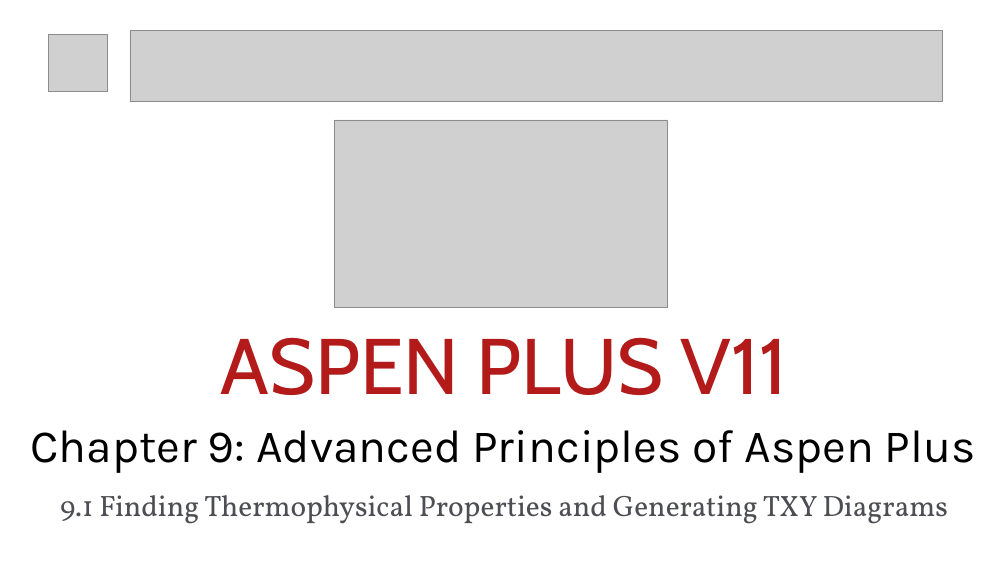
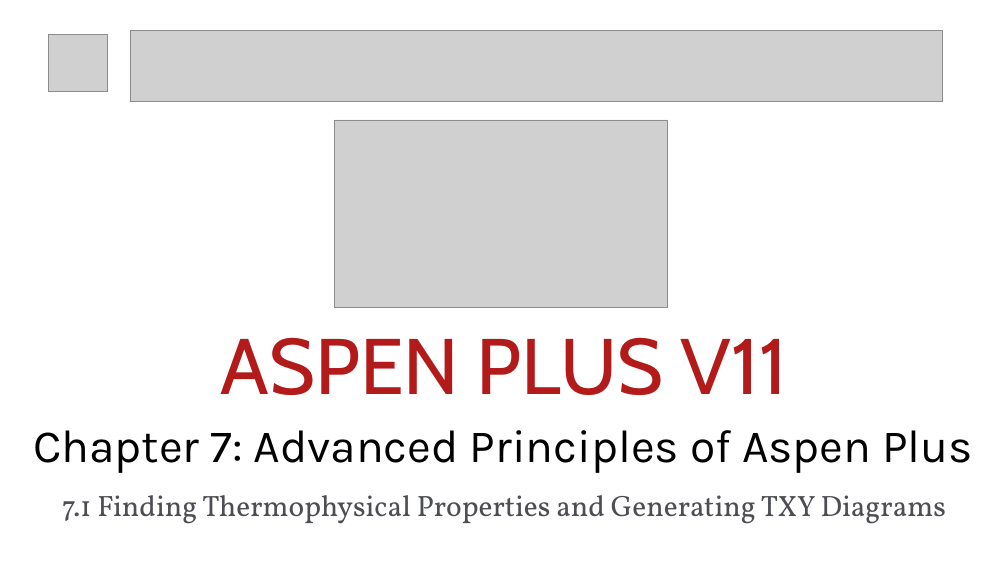
Before and after one commit to btanti/aspen-tutorials, a slide deck: slide 18 of Title Designs/Title Designs.pptx (slide 20 before the commit). Drawn at 1008x567 pixels with LibreOffice and Linux fonts; fonts in the diff are those of the drawing; grey boxes stand for pictures. Boxes give left, top, right and bottom in pixels: in the first picture for what was removed or moved away, otherwise in the second. Text is boxed around its words. In the diff, an @@ line names an element or a change of style, - is before the commit and + after.

```diff
--- a/Title Designs/Title Designs.pptx
+++ b/Title Designs/Title Designs.pptx
@@ title at (33, 430, 973, 473): text changed @@
-Chapter 9: Advanced Principles of Aspen Plus
+Chapter 7: Advanced Principles of Aspen Plus
@@ text at (62, 495, 946, 524): text changed @@
-9.1 Finding Thermophysical Properties and Generating TXY Diagrams
+7.1 Finding Thermophysical Properties and Generating TXY Diagrams
```
Also in this commit, not shown: 4 other slides changed, 1 slide removed, 26 other files.
